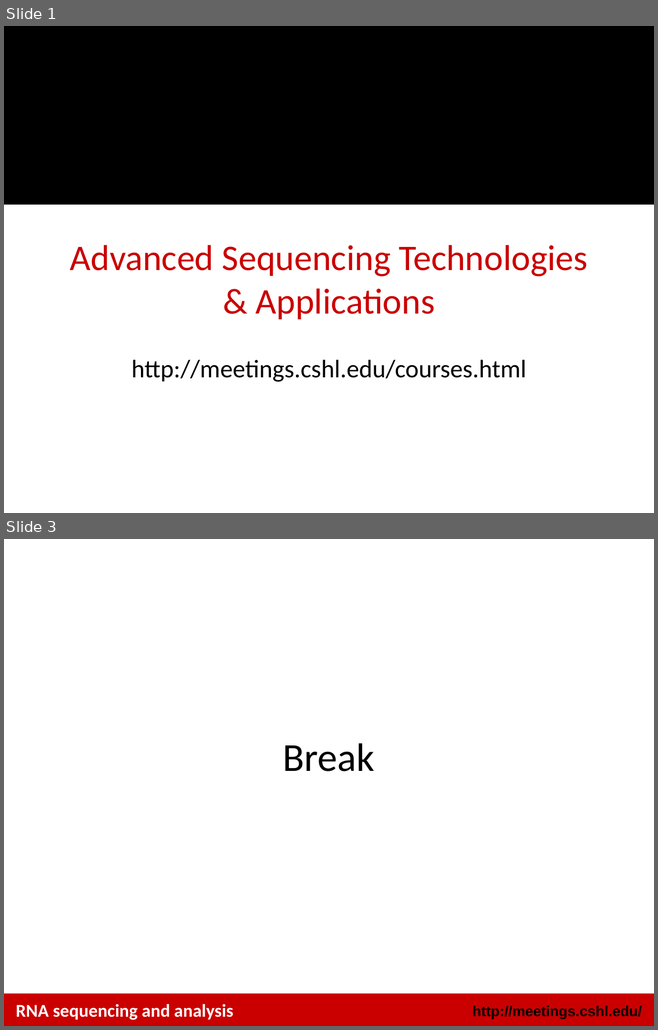
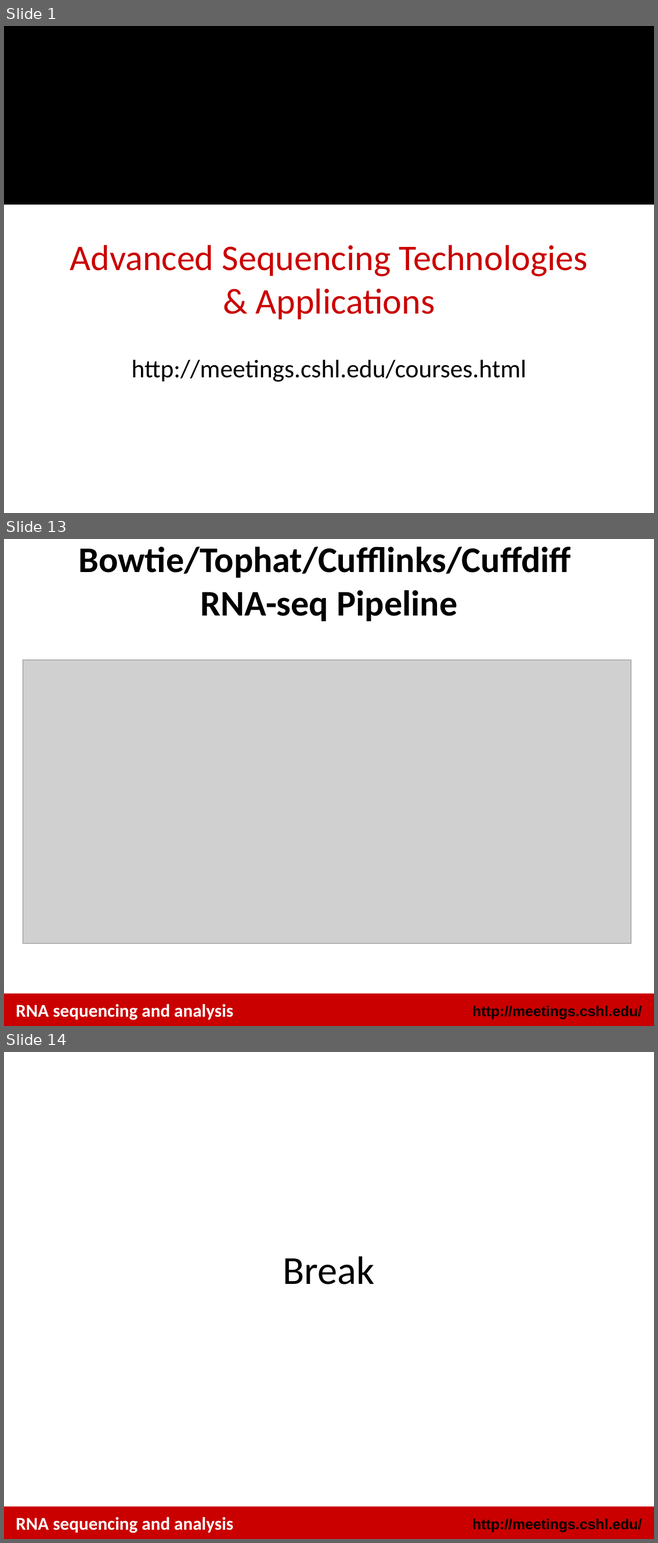
Before and after one commit to griffithlab/rnaseq_tutorial_wiki, a slide deck: LectureFiles/cshl/2016/RNASeq_Module4_Lecture.pptx. Shown one above the other, each under a label of ours: slides 1 and 3 before the commit, slides 1, 13 and 14 after it; the slides between them are not shown. The pictures are 658x1030 and 658x1543 pixels, drawn with LibreOffice and Linux fonts; fonts in the diff are those of the drawing; grey boxes stand for pictures; background and template pictures are left out. Boxes give left, top, right and bottom in pixels: in the first picture for what was removed or moved away, otherwise in the second. Text is boxed around its words. In the diff, an @@ line names an element or a change of style, - is before the commit and + after.

```diff
--- a/LectureFiles/cshl/2016/RNASeq_Module4_Lecture.pptx
+++ b/LectureFiles/cshl/2016/RNASeq_Module4_Lecture.pptx
@@ slide 13 added at (4, 539, 654, 1026), background #FFFFFF; not listed: 2 template elements that a slide beside it also shows @@
@@ title added at (78, 547, 571, 621), 40 pt, text #000000, bold @@
+Bowtie/Tophat/Cufflinks/Cuffdiff
+RNA-seq Pipeline
@@ picture added at (23, 660, 630, 944) @@
@@ text added at (16, 1004, 233, 1020), 20 pt, text #FFFFFF, bold @@
+RNA sequencing and analysis
@@ what was slide 3 is now slide 14 @@
```
Also in this commit, not shown: 1 slide changed, 10 other slides added, 5 other files.
